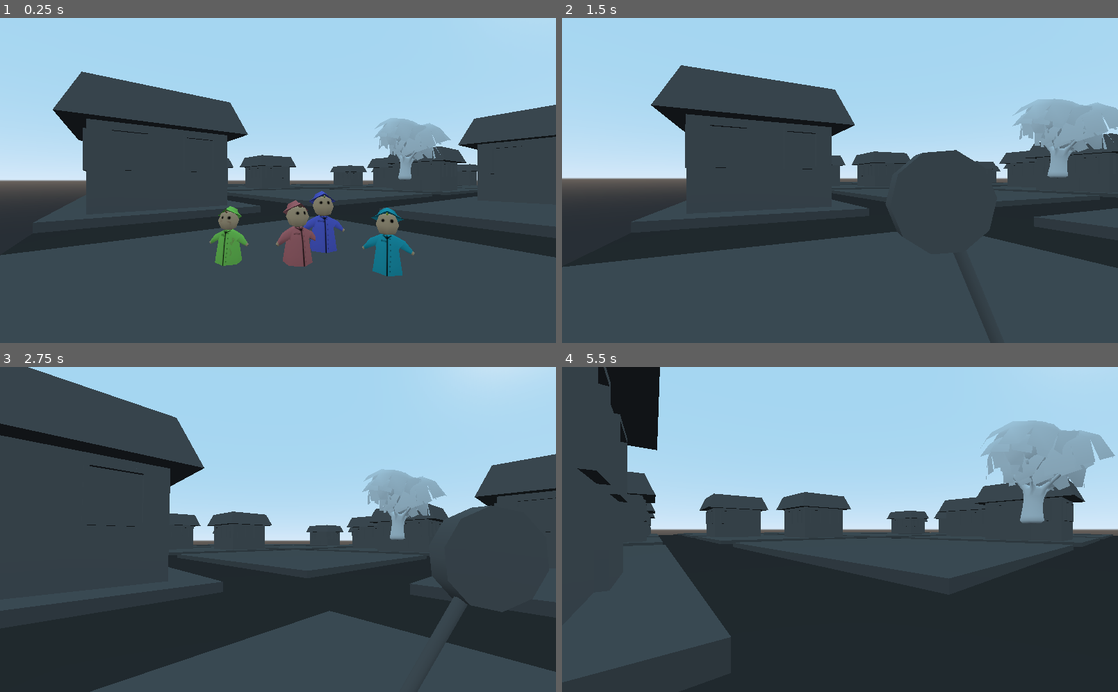
Above: before the commit, frames 1-4 (two rows, left to right).
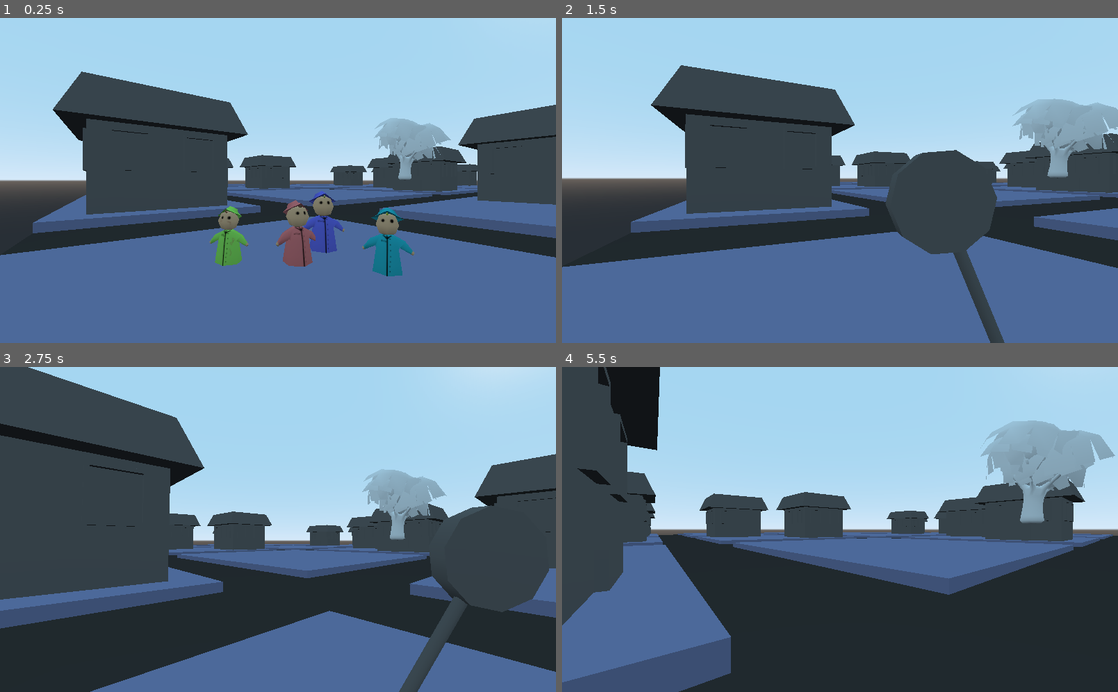
Above: after the commit, the same moments.

Repository: Rustywolf/GGJ2021
Game: Godot game, scene res://World.tscn
Same seed, same stepped clock (60 frames per second), same inputs: the game is played once before the commit and once after it.
Inputs (mouse positions are in pixels of both pictures, inside the frame that each line leads up to):
- Up to frame 1 (0.25 s): no input
- Up to frame 2 (1.5 s): move the mouse to (867, 180) at 0.52 s; press the mouse at (867, 180) at 0.53 s; hold W (move_forward) from 0.53 s (still down); move the mouse to (812, 180) at 1.27 s; release the mouse at (812, 180) at 1.28 s; click (812, 180) at 1.35 s
- Up to frame 3 (2.75 s): keep holding W (move_forward); move the mouse to (289, 523) at 2.02 s; press the mouse at (289, 523) at 2.03 s
- Up to frame 4 (5.5 s): keep holding W (move_forward); move the mouse to (834, 536) at 2.77 s; release the mouse at (834, 536) at 2.78 s; click (834, 536) at 2.85 s; move the mouse to (878, 532) at 3.52 s; press the mouse at (878, 532) at 3.53 s; move the mouse to (795, 526) at 4.27 s; release the mouse at (795, 526) at 4.28 s; click (795, 526) at 4.35 s; move the mouse to (845, 529) at 5.02 s; press the mouse at (845, 529) at 5.03 s

The runs differ from the first frame. In frame 1, 36% of the frame differs, in the area x 0-100%, y 51-100%; in frame 2, 32%; in frame 3, 18%; in frame 4, 17%.

Commit message:
edited textures

Diff:
--- /dev/null
+++ b/Assets/Models/new_gradienttexture.tres
@@ -0,0 +1,8 @@
+[gd_resource type="GradientTexture" load_steps=2 format=2]
+
+[sub_resource type="Gradient" id=1]
+offsets = PoolRealArray( 0, 0.54386, 0.97076, 1 )
+colors = PoolColorArray( 0.182785, 0.472656, 0.289222, 1, 0.381836, 0.71875, 0.505547, 1, 0.449219, 1, 0.651459, 1, 1, 1, 1, 1 )
+
+[resource]
+gradient = SubResource( 1 )
--- a/Scenes/Objects/Ground/Ground.tscn
+++ b/Scenes/Objects/Ground/Ground.tscn
@@ -3,7 +3,7 @@
 [ext_resource path="res://Scenes/Objects/Ground/Ground.gd" type="Script" id=1]
 
 [sub_resource type="SpatialMaterial" id=1]
-albedo_color = Color( 0.341176, 0.341176, 0.341176, 1 )
+albedo_color = Color( 0.462745, 0.498039, 0.654902, 1 )
 
 [sub_resource type="BoxShape" id=2]
 extents = Vector3( 0.5, 0.1, 0.5 )
--- a/Scenes/Objects/TreeOne/TreeOne.tscn
+++ b/Scenes/Objects/TreeOne/TreeOne.tscn
@@ -1,17 +1,21 @@
-[gd_scene load_steps=7 format=2]
+[gd_scene load_steps=9 format=2]
 
 [ext_resource path="res://Assets/Models/Tree 1.FBX" type="PackedScene" id=1]
 [ext_resource path="res://Scenes/Tools/Distraction/Distraction.tscn" type="PackedScene" id=2]
 
 [sub_resource type="SpatialMaterial" id=1]
-albedo_color = Color( 0.490196, 0.341176, 0.168627, 1 )
+albedo_color = Color( 0.541176, 0.462745, 0.917647, 1 )
 
 [sub_resource type="SpatialMaterial" id=2]
-albedo_color = Color( 0.513726, 0.74902, 0.0901961, 1 )
+albedo_color = Color( 0.247059, 1, 0.470588, 1 )
 
-[sub_resource type="CylinderShape" id=3]
+[sub_resource type="Skin" id=3]
 
-[sub_resource type="ConvexPolygonShape" id=4]
+[sub_resource type="ShaderMaterial" id=4]
+
+[sub_resource type="CylinderShape" id=5]
+
+[sub_resource type="ConvexPolygonShape" id=6]
 points = PoolVector3Array( 0.25656, 0.0740593, 0.326593, 0.265609, -0.0213357, 0.327499, 0.291608, -0.0132327, 0.179713 …(52686 unchanged characters)…
 
 [node name="Tree 1" instance=ExtResource( 1 )]
@@ -23,16 +27,18 @@
 [node name="Leaves2" parent="Tree2" index="0"]
 transform = Transform( 2.26023, -0.0691464, -0.294416, 0.0576196, 2.28553, -0.0682118, 0.348518, 0.0705713, 1.92064, -0.201177, 0.0862551, 2.34894 )
 material_override = SubResource( 2 )
+skin = SubResource( 3 )
+material/0 = SubResource( 4 )
 
 [node name="Distraction" parent="." index="1" instance=ExtResource( 2 )]
 radius = 1.0
 
 [node name="CollisionShape" type="CollisionShape" parent="Distraction" index="0"]
 transform = Transform( 1, 0, 0, 0, 1, 0, 0, 0, 1, -0.163107, 0.635113, 0 )
-shape = SubResource( 3 )
+shape = SubResource( 5 )
 
 [node name="StaticBody" type="StaticBody" parent="." index="2"]
 
 [node name="CollisionShape" type="CollisionShape" parent="StaticBody" index="0"]
 transform = Transform( 0.505772, 0, 0, 0, 3.01464e-08, 0.505772, 0, -0.505772, 3.01464e-08, 0, 0, 0 )
-shape = SubResource( 4 )
+shape = SubResource( 6 )
Binary file changed: Assets/Textures/Buildings/SM_building_T_building_green_BaseColor.png
Binary file changed: Assets/Textures/Buildings/SM_building_T_building_grey_BaseColor.png
